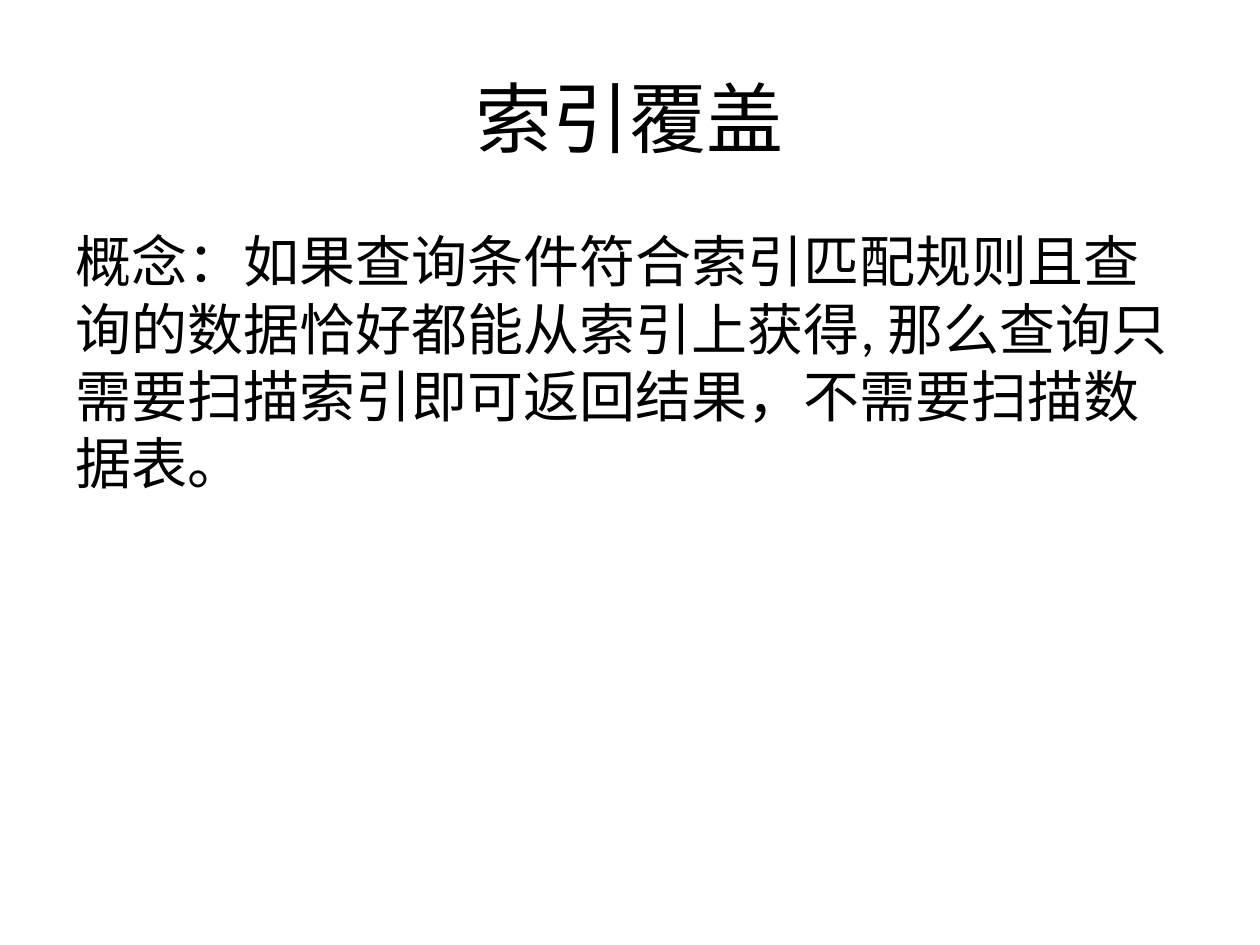
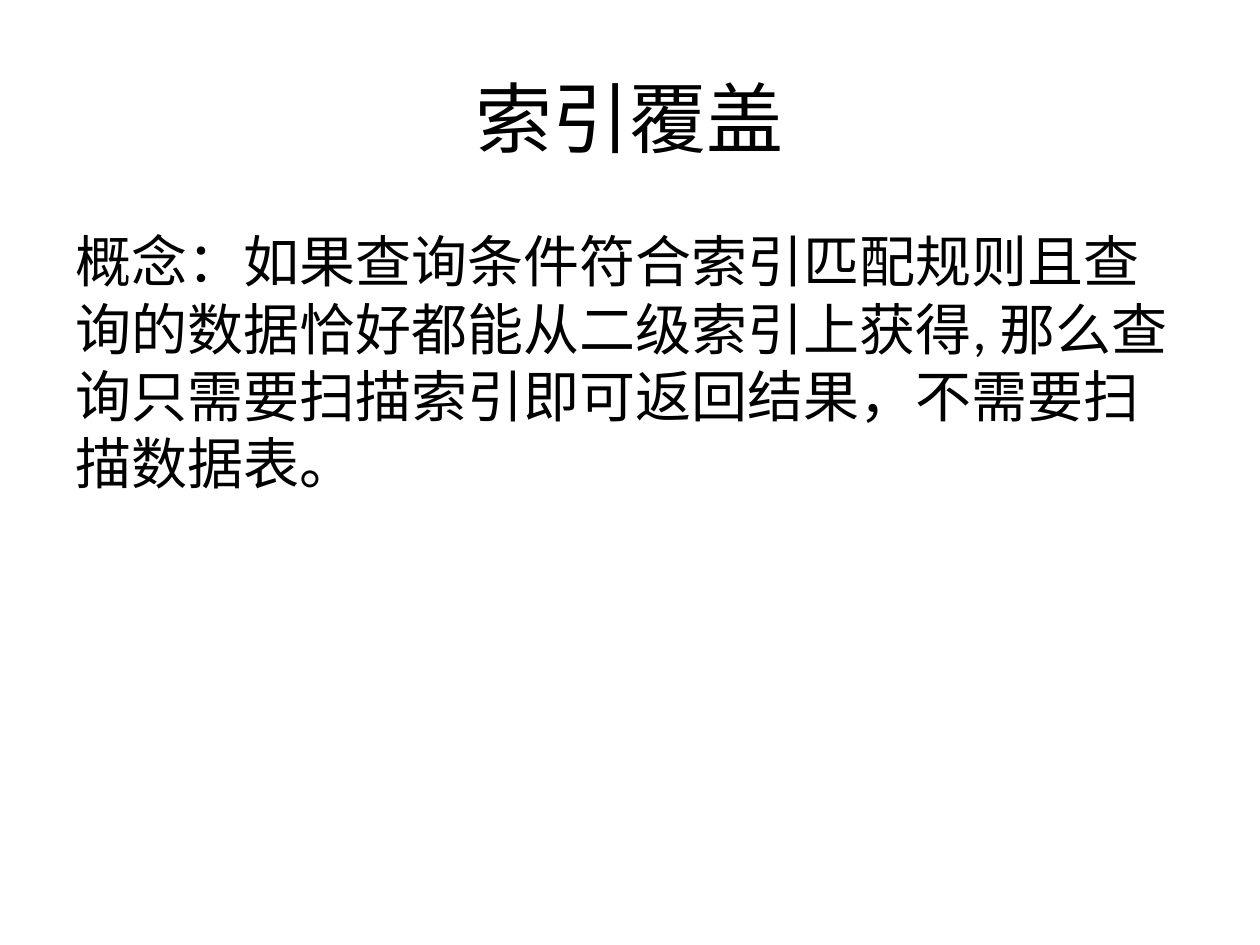
Before and after one commit to liuendy/practice, a slide deck: slide 8 of mysql/mysql分享 -索引.pptx. Drawn at 1260x945 pixels with LibreOffice and Linux fonts; fonts in the diff are those of the drawing. Boxes give left, top, right and bottom in pixels: in the first picture for what was removed or moved away, otherwise in the second. Text is boxed around its words. In the diff, an @@ line names an element or a change of style, - is before the commit and + after.

```diff
--- a/mysql/mysql分享 -索引.pptx
+++ b/mysql/mysql分享 -索引.pptx
@@ text at (76, 234, 1167, 489): text changed @@
-概念：如果查询条件符合索引匹配规则且查询的数据恰好都能从索引上获得, 那么查询只需要扫描索引即可返回结果，不需要扫描数据表。
+概念：如果查询条件符合索引匹配规则且查询的数据恰好都能从二级索引上获得, 那么查询只需要扫描索引即可返回结果，不需要扫描数据表。
```
Also in this commit, not shown: 2 other slides changed, 1 other file.
